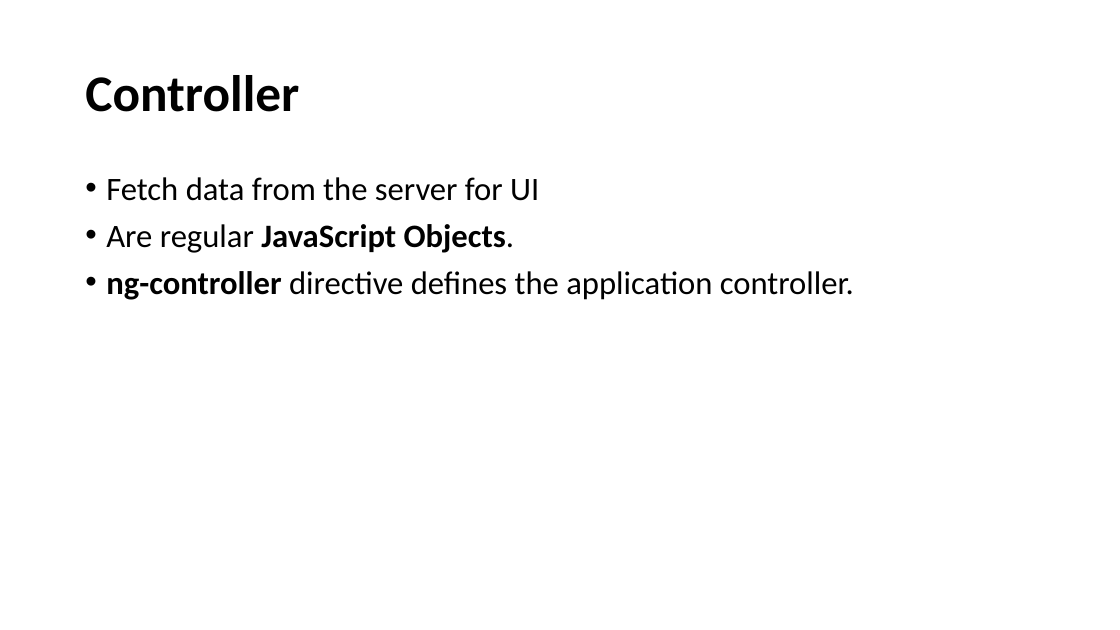
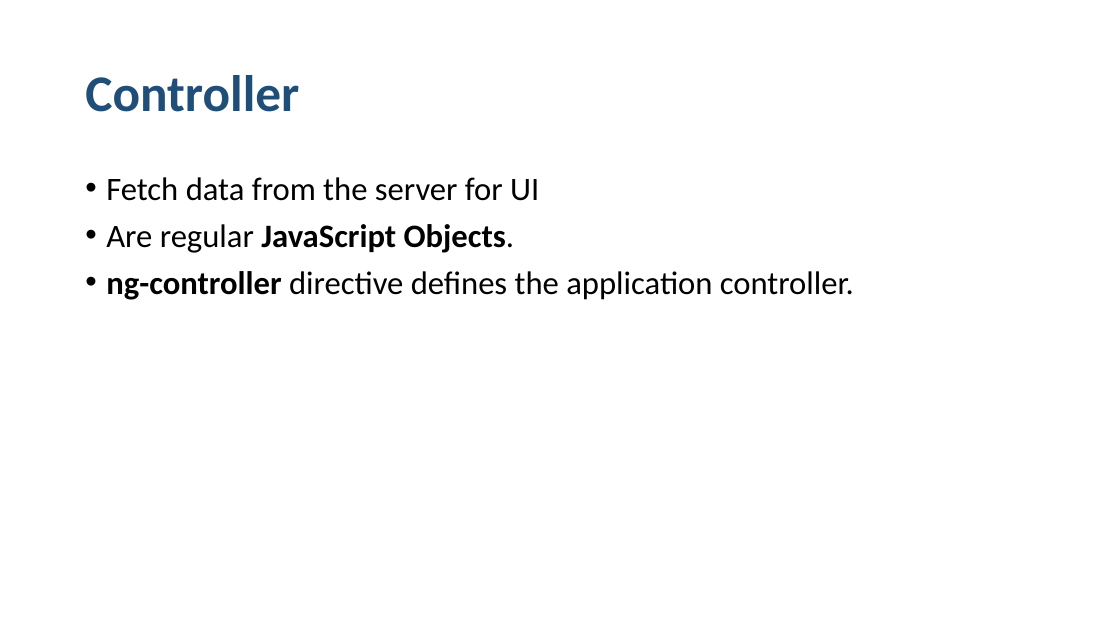
Before and after one commit to santoshkar/Angular, a slide deck: slide 13 of Angular JS draft.pptx. Drawn at 1120x630 pixels with LibreOffice and Linux fonts; fonts in the diff are those of the drawing. Boxes give left, top, right and bottom in pixels: in the first picture for what was removed or moved away, otherwise in the second. Text is boxed around its words. In the diff, an @@ line names an element or a change of style, - is before the commit and + after.

```diff
--- a/Angular JS draft.pptx
+++ b/Angular JS draft.pptx
@@ title "Controller" at bbox=[85, 75, 299, 112]: text colour #000000 to #1F4E79 @@
```
Also in this commit, not shown: 15 other slides changed, 8 slides added, 1 slide removed, 4 other files.
